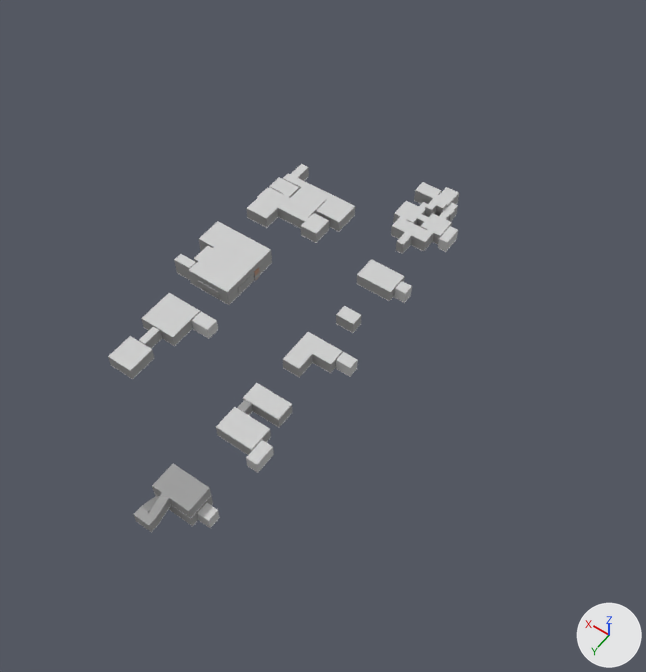
An edit to the Blender file Assets/Axtras/Models/Env/Level1.blend, drawn before and after from the same camera.
Rendered twice from a 50 mm camera at (-149.0, 231.0, 342.0) aimed at (17.0, -3.0, -25.0). The axes (+X, +Y, +Z) are drawn at lower right. The lights are the same throughout.

The first picture shows 'L.000', 'L.001', 'L.002', 'L.003', 'L.004', 'L.005', 'L.011', 'L.012', 'L.013'.
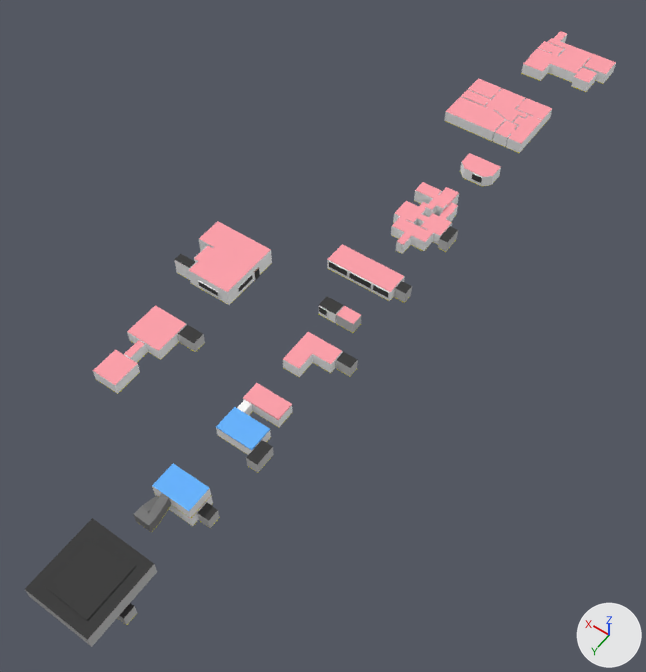
Where the newer file only moved an object's origin or applied its transform, the numbers keep the older frame.

Edits to the bpy script that builds the scene:
```text
Change mat_wall_1:
    mat_wall_1.base_color: (0.321, 0.321, 0.321) -> (1.0, 1.0, 1.0)  # grey #9a9a9a -> white #ffffff
Change mat_roof_1:
    mat_roof_1.base_color: (0.629, 0.629, 0.629) -> (1.0, 0.356, 0.407)  # light grey #d0d0d0 -> pink #ffa1ab
Add mat_wall_3:
    mat_wall_3 = principled_material('Wall 3')
    mat_wall_3.base_color = (0.192, 0.192, 0.192)  # grey #797979
    mat_wall_3.roughness = 1.0
Add mat_roof_2:
    mat_roof_2 = principled_material('Roof 2')
    mat_roof_2.base_color = (0.134, 0.457, 1.0)  # blue #66b4ff
    mat_roof_2.roughness = 1.0
Change me_plane_007:
    remove me_plane_007.from_pydata(...)  # 176 vertices, 174 faces; spans x -15.0..11.5, y -6.5..6.5, z 0.0..7.0
    add me_plane_007.from_pydata(...)  # 232 vertices, 230 faces; spans x -21.8..22.7, y -6.8..6.8, z 0.0..7.0
    me_plane_007 part 1: 144 vertices removed from x -15.0..11.5, y -6.5..6.5, z 0.0..7.0; 200 vertices added at x -21.8..22.7, y -6.8..6.8, z 0.0..7.0
    add me_plane_007.materials.append(mat_roof_3)  # black #3a3a3a
    add me_plane_007.materials.append(mat_panel)  # black #3d3d3d
Change me_plane_008:
    where me_plane_008.from_pydata(...)  # 228 vertices, 226 faces; spans x -15.0..11.5, y -22.5..11.0, z 0.0..7.0
    me_plane_008 part 2: all 59 faces centred in x -8.5..11.5, y -6.5..6.5, z 6.6..7.0 switch from mat_roof_1 (light grey #d0d0d0) to mat_roof_2 (blue #67b4ff)
    me_plane_008 part 3: all 4 faces centred in x -12.0, y 0.5..8.5, z 7.0 switch from mat_roof_1 (light grey #d0d0d0) to mat_roof_3 (black #3a3a3a)
Change me_plane_010:
    where me_plane_010.from_pydata(...)  # 216 vertices, 214 faces; spans x -15.0..11.5, y -6.5..19.5, z 0.0..13.5
    me_plane_010 part 4: 27 of the faces centred in x 2.0..10.5, y 6.8..19.5, z 3.3..13.5 switch from mat_wall_1 (grey #999999) to mat_wall_3 (grey #797979)
    me_plane_010 part 5: all 3 faces centred in x -3.3..8.8, y 0.0, z 13.5 switch from mat_wall_1 (grey #999999) to mat_roof_2 (blue #67b4ff)
    me_plane_010 part 6: all 3 faces centred in x -12.0, y -2.5..2.5, z 7.0 switch from mat_roof_1 (light grey #d0d0d0) to mat_roof_3 (black #3a3a3a)
    add me_plane_010.materials.append(mat_floor_1)  # brown #af866e
    add me_plane_010.materials.append(mat_floor_4)  # green #93bd8c
Change me_plane_005:
    where me_plane_005.from_pydata(...)  # 136 vertices, 134 faces; spans x -20.5..10.0, y -10.0..36.0, z 0.0..7.0
    me_plane_005 part 7: the whole mesh is moved by (3.4, -5.0, 0.0)
Change ob_l_002:
    ob_l_002.location: (0.0, -30.0, 0.0) -> (6.8, -30.0, 0.0)
Change ob_l_012:
    ob_l_012.location: (70.0, 50.0, 0.0) -> (66.6, 65.0, 0.0)
Change ob_l_013:
    ob_l_013.location: (70.0, -48.7, 0.0) -> (10.0, -248.7, 0.0)
Add ob_l_009:
    ob_l_009 = bpy.data.objects.new('L.009', me_plane_013)  # 466 vertices, 464 faces; spans x -15.2..19.3, y -18.0..18.0, z 0.0..17.0; in mat_floor_1 (brown #af866e), mat_wall_1 (white #ffffff), mat_wall_2 (light grey #c8c8c8), mat_skirting_1 (white #ffffff), mat_floor_3 (dark grey #484241), mat_roof_3 (black #3a3a3a), mat_floor_2 (pink #ba829c)
    ob_l_009.location = (0.2, 170.0, 0.0)
Add ob_l_007:
    ob_l_007 = bpy.data.objects.new('L.007', me_plane_012)  # 560 vertices, 422 faces; spans x -20.3..29.7, y -18.2..20.8, z 0.0..7.0; in mat_floor_1 (brown #af866e), mat_wall_1 (white #ffffff), mat_skirting_1 (white #ffffff), mat_roof_1 (pink #ffa1ab)
    ob_l_007.location = (11.8, -181.3, 0.0)
Add ob_l_006:
    ob_l_006 = bpy.data.objects.new('L.006', me_plane_011)  # 86 vertices, 82 faces; spans x -8.5..11.5, y -6.8..6.8, z 0.0..7.0; in mat_floor_1 (brown #af866e), mat_wall_1 (white #ffffff), mat_skirting_1 (white #ffffff), mat_roof_1 (pink #ffa1ab), mat_panel (black #3d3d3d)
    ob_l_006.location = (0.0, -130.0, 0.0)
```

Location of each change, (x1, y1, x2, y2) in pixels of the pictures (646 x 672 px):
'L.009', added (black): after (25, 518, 157, 647)
'L.013', recoloured, moved: before (246, 164, 355, 243); after (521, 31, 616, 92)
'L.012', recoloured, moved (grey to pink): before (108, 293, 218, 379); after (93, 305, 205, 394)
'L.011', recoloured (grey to pink): (174, 222, 272, 305) in both
'L.007', added (pink): after (444, 78, 552, 153)
'L.004', recoloured: (391, 182, 459, 254) in both
'L.003', recoloured: (216, 383, 292, 469) in both
'L.005', recoloured: (133, 463, 220, 532) in both
'L.002', recoloured, reshaped, moved (grey to pink, 51% wider, 33% taller): before (356, 259, 412, 303); after (327, 244, 412, 303)
'L.001', recoloured: (283, 332, 358, 377) in both
'L.006', added: after (460, 153, 501, 186)
'L.000', recoloured: (319, 296, 362, 333) in both
part 2 of me_plane_008, recoloured (grey to blue): (216, 407, 270, 450) in both
part 3 of me_plane_008, recoloured (white to black): (246, 440, 273, 464) in both
part 4 of me_plane_010, recoloured: (133, 493, 171, 532) in both
part 5 of me_plane_010, recoloured (grey to blue): (152, 463, 209, 511) in both
part 6 of me_plane_010, recoloured (grey to black): (198, 503, 218, 521) in both
